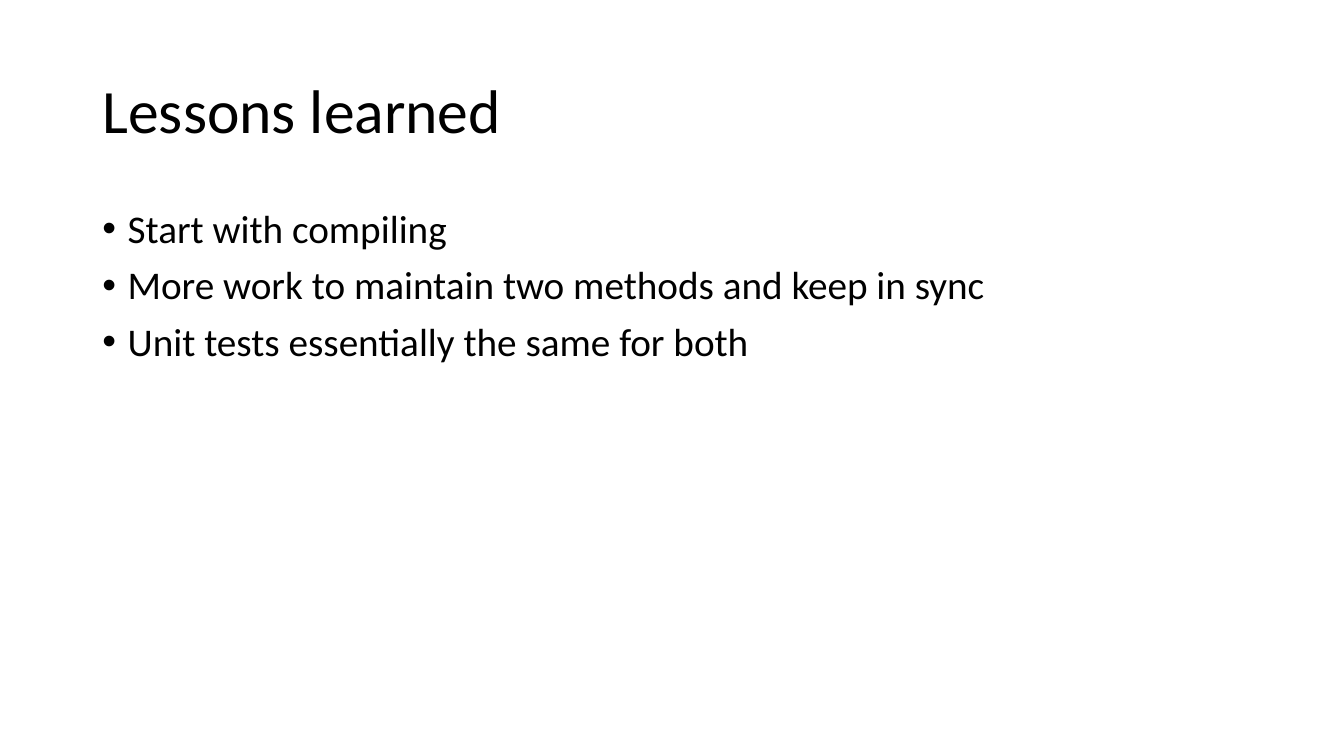
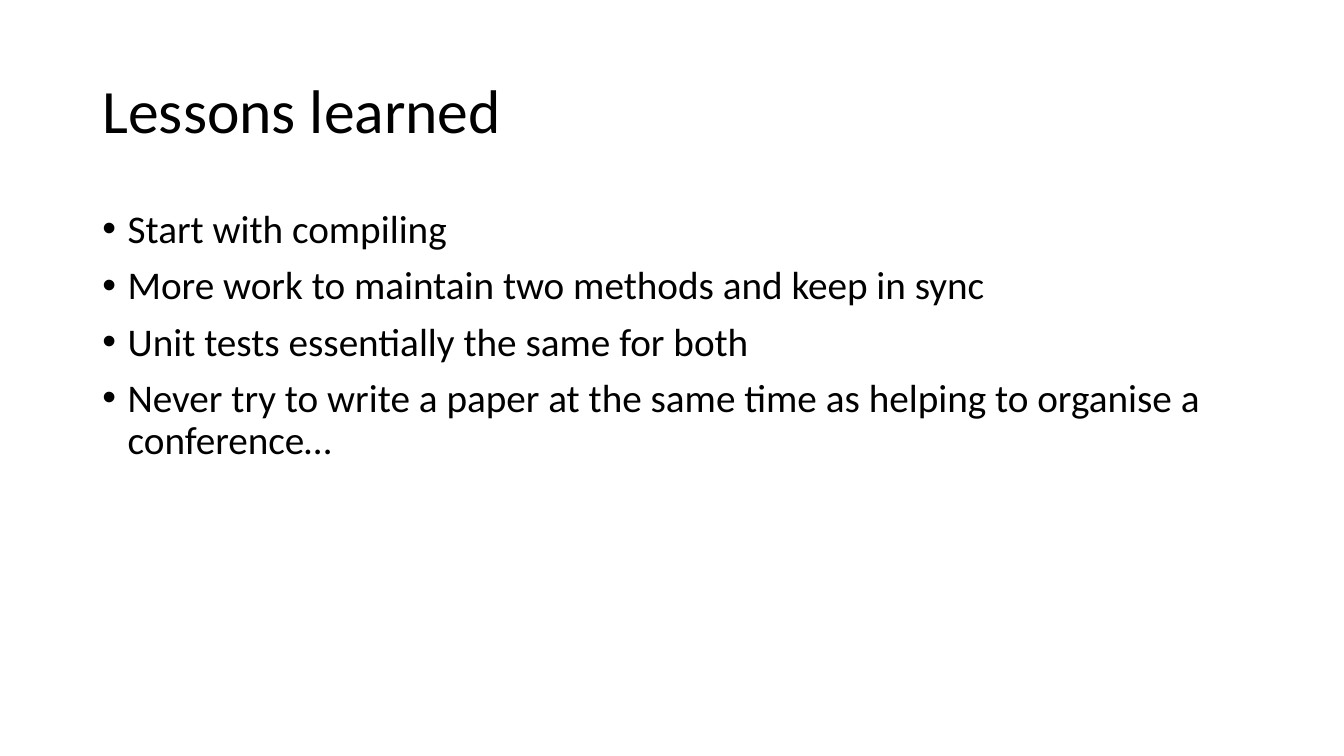
Before and after one commit to AndrewSales/XQS, a slide deck: slide 30 of Markup UK 2023 slides.pptx (slide 31 before the commit). Drawn at 1344x756 pixels with LibreOffice and Linux fonts; fonts in the diff are those of the drawing. Boxes give left, top, right and bottom in pixels: in the first picture for what was removed or moved away, otherwise in the second. Text is boxed around its words. In the diff, an @@ line names an element or a change of style, - is before the commit and + after.

```diff
--- a/Markup UK 2023 slides.pptx
+++ b/Markup UK 2023 slides.pptx
@@ text at box(128, 384, 1200, 455): paragraph added @@
+• Never try to write a paper at the same time as helping to organise a conference…
```
Also in this commit, not shown: 6 other slides changed, 1 slide added, 1 slide removed.
